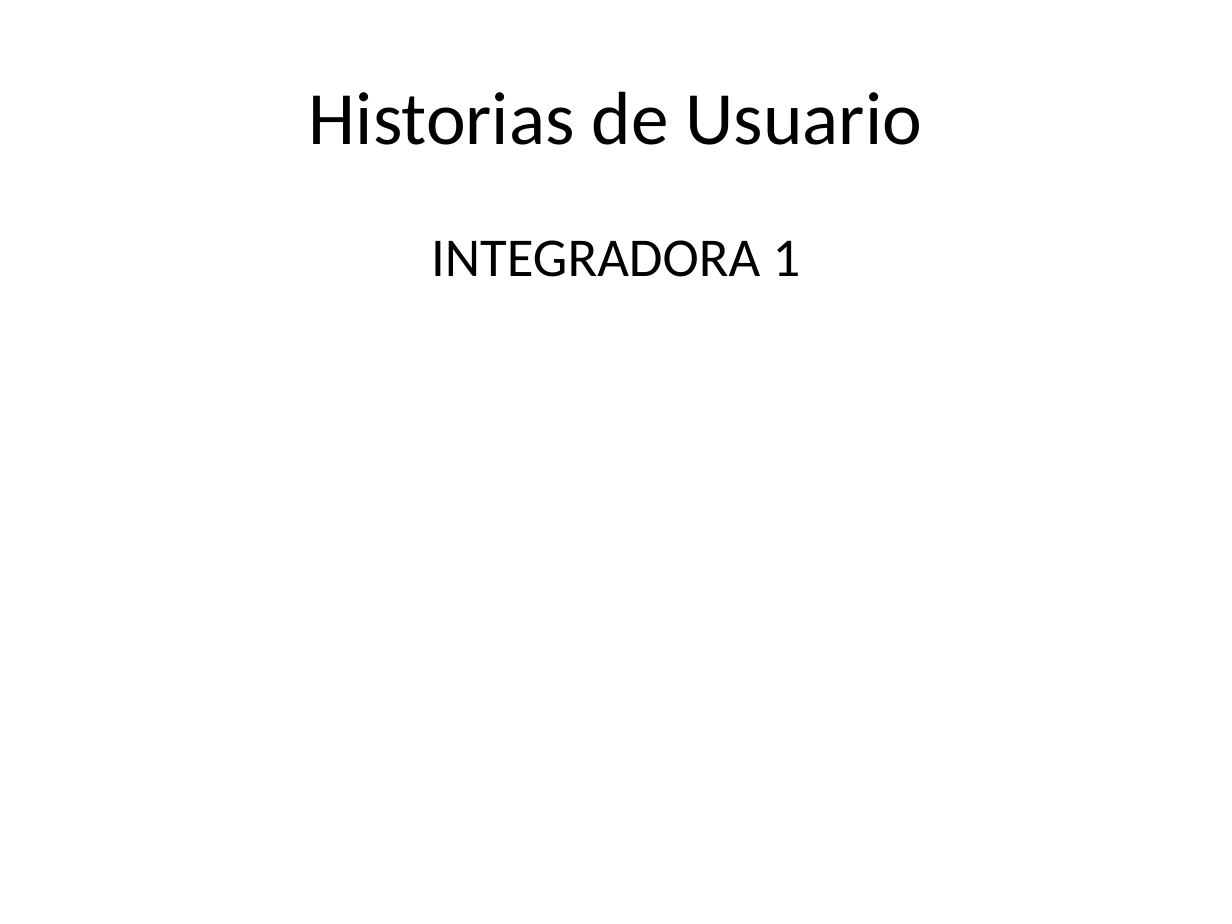
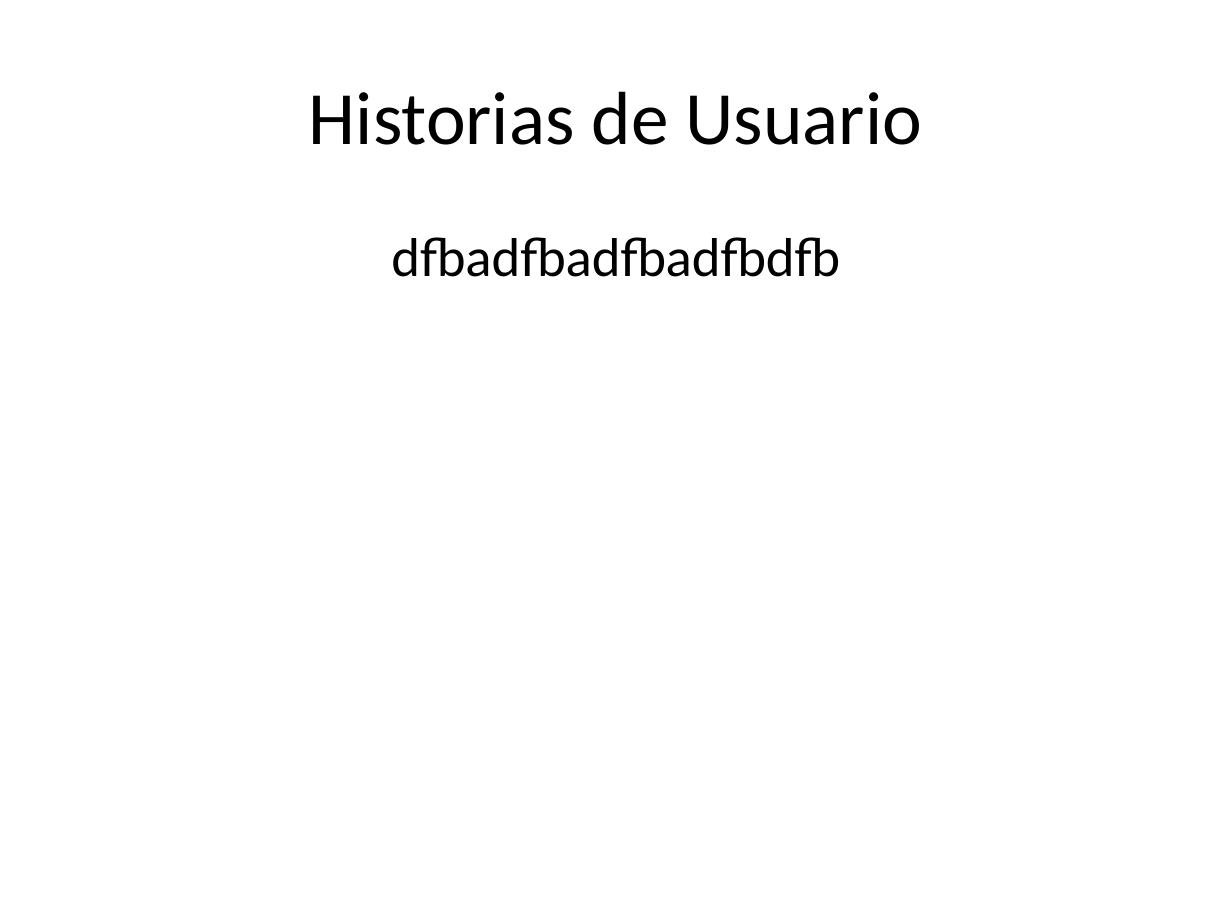
Before and after one commit to tportela/basesdedatos, a slide deck: slide 1 of Historias_Usuario_Clase_Completa.pptx. Drawn at 1232x924 pixels with LibreOffice and Linux fonts; fonts in the diff are those of the drawing. Boxes give left, top, right and bottom in pixels: in the first picture for what was removed or moved away, otherwise in the second. Text is boxed around its words. In the diff, an @@ line names an element or a change of style, - is before the commit and + after.

Commit message:
modifique

```diff
--- a/Historias_Usuario_Clase_Completa.pptx
+++ b/Historias_Usuario_Clase_Completa.pptx
@@ text at (x1=391, y1=237, x2=839, y2=277): text changed @@
-INTEGRADORA 1
+dfbadfbadfbadfbdfb
```
